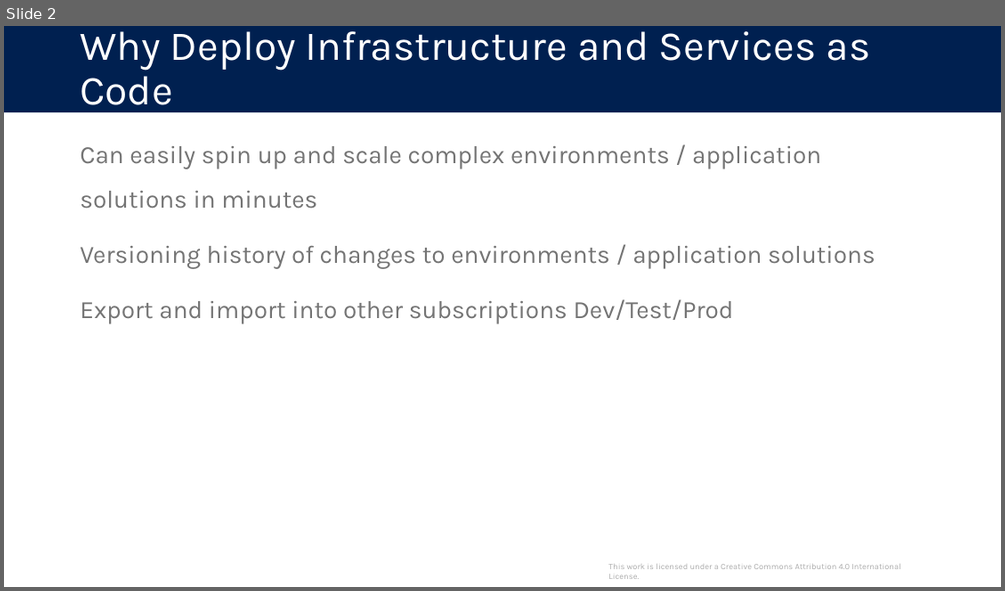
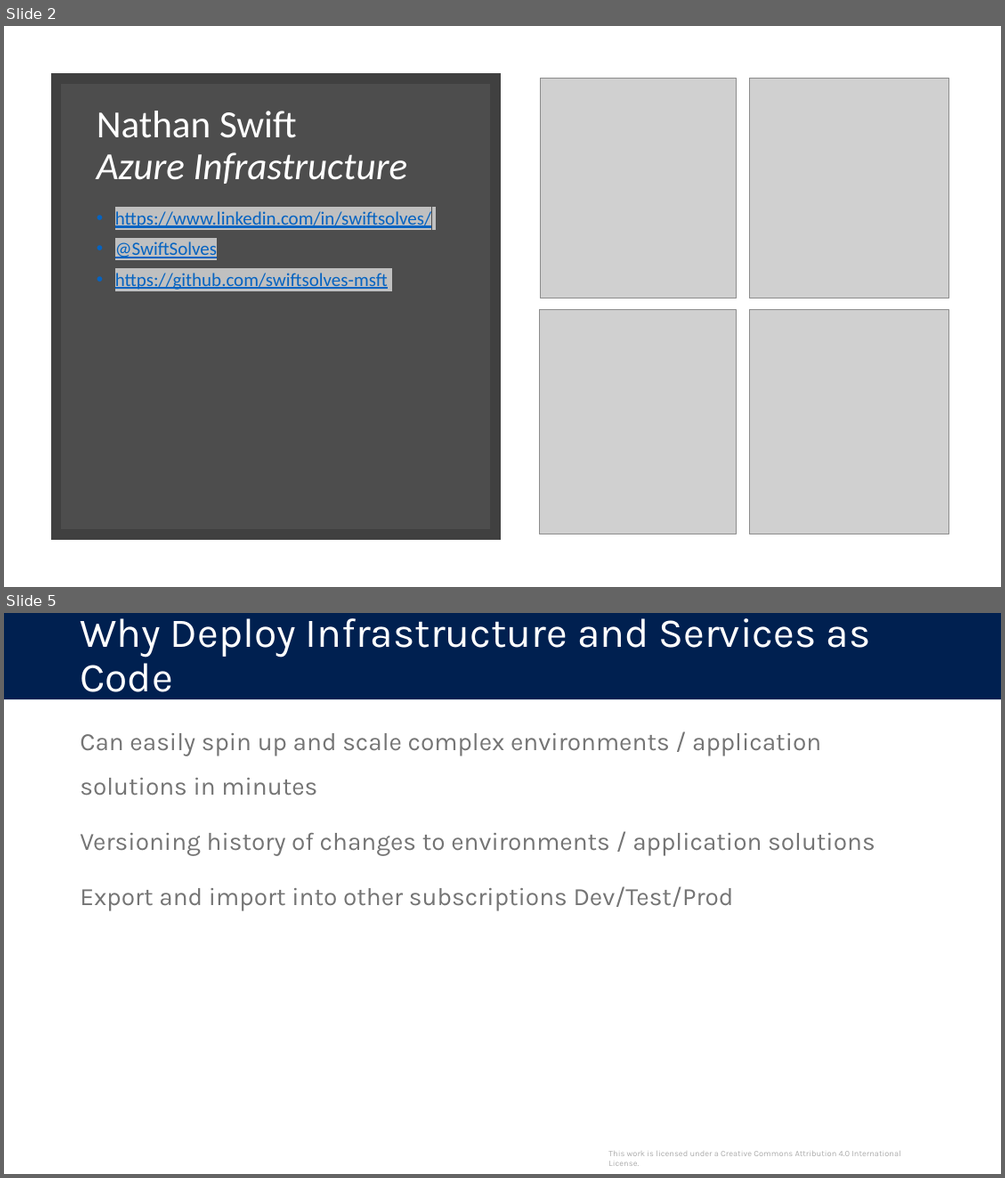
Before and after one commit to swiftsolves-msft/Azure-Services-as-Code, a slide deck: AZW_Azure_Services_as_Code.pptx. Shown one above the other, each under a label of ours: slide 2 before the commit, slides 2 and 5 after it; the slides between them are not shown. The pictures are 1005x591 and 1005x1178 pixels, drawn with LibreOffice and Linux fonts; fonts in the diff are those of the drawing; grey boxes stand for pictures. Boxes give left, top, right and bottom in pixels: in the first picture for what was removed or moved away, otherwise in the second. Text is boxed around its words. In the diff, an @@ line names an element or a change of style, - is before the commit and + after.

```diff
--- a/AZW_Azure_Services_as_Code.pptx
+++ b/AZW_Azure_Services_as_Code.pptx
@@ slide 2 added at (x1=4, y1=26, x2=1001, y2=587), background #FFFFFF @@
@@ rectangle added at (x1=57, y1=79, x2=496, y2=534), fill #404040 at 93% opacity, outline #404040 10 pt @@
@@ picture added at (x1=540, y1=78, x2=736, y2=298) @@
@@ picture added at (x1=750, y1=78, x2=948, y2=298) @@
@@ title added at (x1=97, y1=111, x2=408, y2=184), 37 pt, text #FFFFFF, italic @@
+Nathan Swift
+Azure Infrastructure
@@ text added at (x1=115, y1=211, x2=431, y2=289), 18 pt, text #0563C1, underline @@
+• https://www.linkedin.com/in/swiftsolves/
+• @SwiftSolves
+• https://github.com/swiftsolves-msft
@@ picture added at (x1=540, y1=309, x2=736, y2=534) @@
@@ picture added at (x1=750, y1=309, x2=948, y2=534) @@
@@ what was slide 2 is now slide 5 @@
```
Also in this commit, not shown: 4 slides changed, 2 other slides added.
